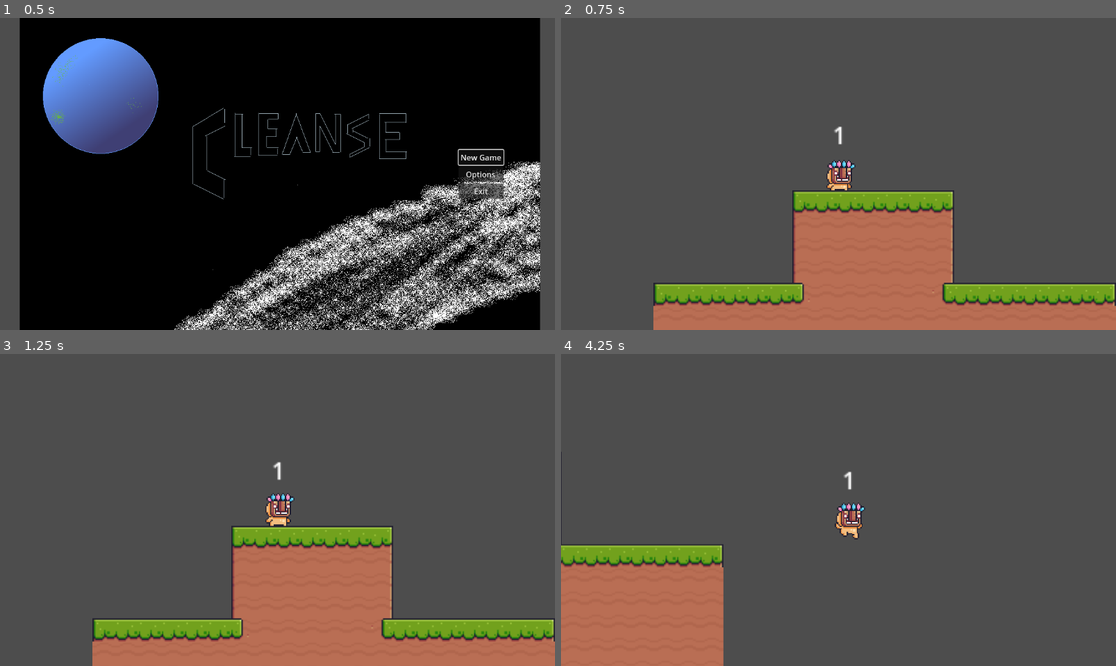
Above: before the commit, frames 1-4 (two rows, left to right).
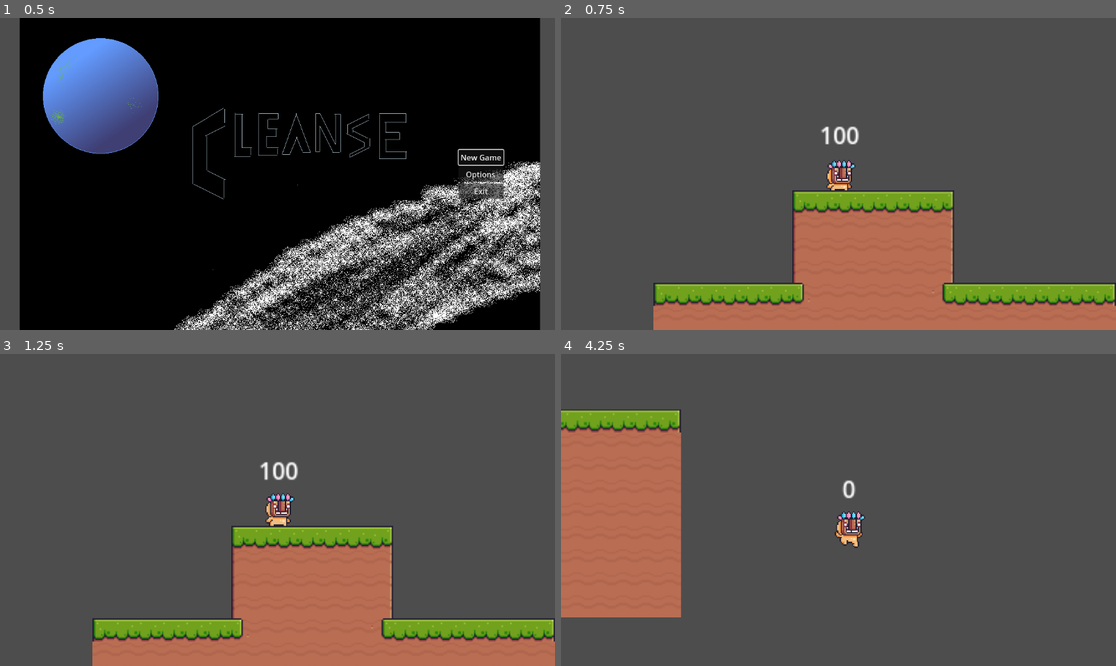
Above: after the commit, the same moments.

Repository: Wompos/cleanse
Game: Godot game, scene res://scenes/main_menu.tscn
Two runs of this game, one before a commit and one after it. Both use one fixed random seed, a clock stepped at 60 frames per second and the inputs below.
Inputs:
- Up to frame 1 (0.5 s): no input
- Up to frame 2 (0.75 s): click "New Game" at 0.5 s
- Up to frame 3 (1.25 s): no input
- Up to frame 4 (4.25 s): hold Space (jump) 1.28-2.03 s; hold D (move_right) 1.28-2.78 s; tap Space (jump) at 2.1, 2.27, 2.57, 3.6, 3.77, 4.07 s; hold A (move_left) 2.78-3.53 s; hold Space (jump) 2.78-3.53 s; hold D (move_right) from 3.53 s (still down)

Frame 1 is identical in both runs. In frame 2, 0.2% of the frame differs, in the area x 46-54%, y 34-41%; in frame 3, 0.2%; in frame 4, 18%, in the area x 0-55%, y 17-100%.

Commit message:
smooth fall
Co-authored-by: Wompos <156611593+Wompos@users.noreply.github.com>
Co-authored-by: Valoeghese <valoeghesemods@gmail.com>

Diff:
--- a/project.godot
+++ b/project.godot
@@ -26,21 +26,25 @@
 "deadzone": 0.5,
 "events": [Object(InputEventKey,"resource_local_to_scene":false,"resource_name":"","device":-1,"window_id":0,"alt_pressed":false,"shift_pressed":false,"ctrl_pressed":false,"meta_pressed":false,"pressed":false,"keycode":0,"physical_keycode":32,"key_label":0,"unicode":32,"echo":false,"script":null)
 , Object(InputEventKey,"resource_local_to_scene":false,"resource_name":"","device":-1,"window_id":0,"alt_pressed":false,"shift_pressed":false,"ctrl_pressed":false,"meta_pressed":false,"pressed":false,"keycode":0,"physical_keycode":87,"key_label":0,"unicode":119,"echo":false,"script":null)
+, Object(InputEventKey,"resource_local_to_scene":false,"resource_name":"","device":-1,"window_id":0,"alt_pressed":false,"shift_pressed":false,"ctrl_pressed":false,"meta_pressed":false,"pressed":false,"keycode":0,"physical_keycode":4194320,"key_label":0,"unicode":0,"echo":false,"script":null)
 ]
 }
 move_left={
 "deadzone": 0.5,
 "events": [Object(InputEventKey,"resource_local_to_scene":false,"resource_name":"","device":-1,"window_id":0,"alt_pressed":false,"shift_pressed":false,"ctrl_pressed":false,"meta_pressed":false,"pressed":false,"keycode":0,"physical_keycode":65,"key_label":0,"unicode":97,"echo":false,"script":null)
+, Object(InputEventKey,"resource_local_to_scene":false,"resource_name":"","device":-1,"window_id":0,"alt_pressed":false,"shift_pressed":false,"ctrl_pressed":false,"meta_pressed":false,"pressed":false,"keycode":0,"physical_keycode":4194319,"key_label":0,"unicode":0,"echo":false,"script":null)
 ]
 }
 move_right={
 "deadzone": 0.5,
 "events": [Object(InputEventKey,"resource_local_to_scene":false,"resource_name":"","device":-1,"window_id":0,"alt_pressed":false,"shift_pressed":false,"ctrl_pressed":false,"meta_pressed":false,"pressed":false,"keycode":0,"physical_keycode":68,"key_label":0,"unicode":100,"echo":false,"script":null)
+, Object(InputEventKey,"resource_local_to_scene":false,"resource_name":"","device":-1,"window_id":0,"alt_pressed":false,"shift_pressed":false,"ctrl_pressed":false,"meta_pressed":false,"pressed":false,"keycode":0,"physical_keycode":4194321,"key_label":0,"unicode":0,"echo":false,"script":null)
 ]
 }
 down={
 "deadzone": 0.5,
 "events": [Object(InputEventKey,"resource_local_to_scene":false,"resource_name":"","device":-1,"window_id":0,"alt_pressed":false,"shift_pressed":false,"ctrl_pressed":false,"meta_pressed":false,"pressed":false,"keycode":0,"physical_keycode":83,"key_label":0,"unicode":115,"echo":false,"script":null)
+, Object(InputEventKey,"resource_local_to_scene":false,"resource_name":"","device":-1,"window_id":0,"alt_pressed":false,"shift_pressed":false,"ctrl_pressed":false,"meta_pressed":false,"pressed":false,"keycode":0,"physical_keycode":4194322,"key_label":0,"unicode":0,"echo":false,"script":null)
 ]
 }
 
--- a/scripts/player.gd
+++ b/scripts/player.gd
@@ -8,6 +8,7 @@
 extends CharacterBody2D
 const SPEED = 200.0
 const JUMP_VELOCITY = -350.0
+const JETPACK_START_VELOCITY_CAP = 100
 const ACCEL = 25.0
 const W_slide = 25.0
 const WALL_JUMP_VELOCITY = -200.0
@@ -36,8 +37,12 @@
 ]
 
 @export var max_health : float = 3
-@export var max_fuel : float = 1
 @export var start_pos : Vector2 = Vector2(411, 593)
+
+# FUEL
+@export var max_fuel : float = 100
+@export var fuel_deplete : float = 3
+@export var fuel_regen : float = 1
 
 var health = max_health
 var fuel = max_fuel
@@ -91,6 +96,10 @@
 	last_velocity = Vector2(velocity.x, velocity.y)
 	healthText.text = "[center]" + str(fuel) + "[/center]"
 
+	if is_on_floor() and fuel < max_fuel:
+		fuel += fuel_regen
+		fuel = min(fuel, max_fuel)
+
 	move_and_slide()
 
 func play_walk_sound():
@@ -102,6 +111,7 @@
 	position.x = start_pos.x
 	position.y = start_pos.y
 	velocity.y = 0
+	fuel = max_fuel
 	health = max_health
 	respawnTimer.stop()
 
@@ -157,9 +167,17 @@
 	elif Input.is_action_just_pressed("jump") and !is_on_floor():
 		double_jump = false
 
-	if Input.is_action_pressed("jump") and !is_on_floor() and not double_jump:
-		velocity.y += JUMP_VELOCITY * 4.5 * delta
+	if Input.is_action_pressed("jump") and !is_on_floor() and not double_jump and fuel > 0:
+		var multiplier = 1
+
+		if velocity.y > 0:
+			multiplier = 1 + velocity.y / 100
+
+		velocity.y += JUMP_VELOCITY * 0.075 * multiplier  # 4.5 * delta
 		velocity.y = max(velocity.y, JUMP_VELOCITY * 1.5)
+
+		fuel -= fuel_deplete
+		fuel = max(fuel, 0)
 
 	if Input.is_action_just_released("jump") && (velocity.y < -125):
 		velocity.y = -125
